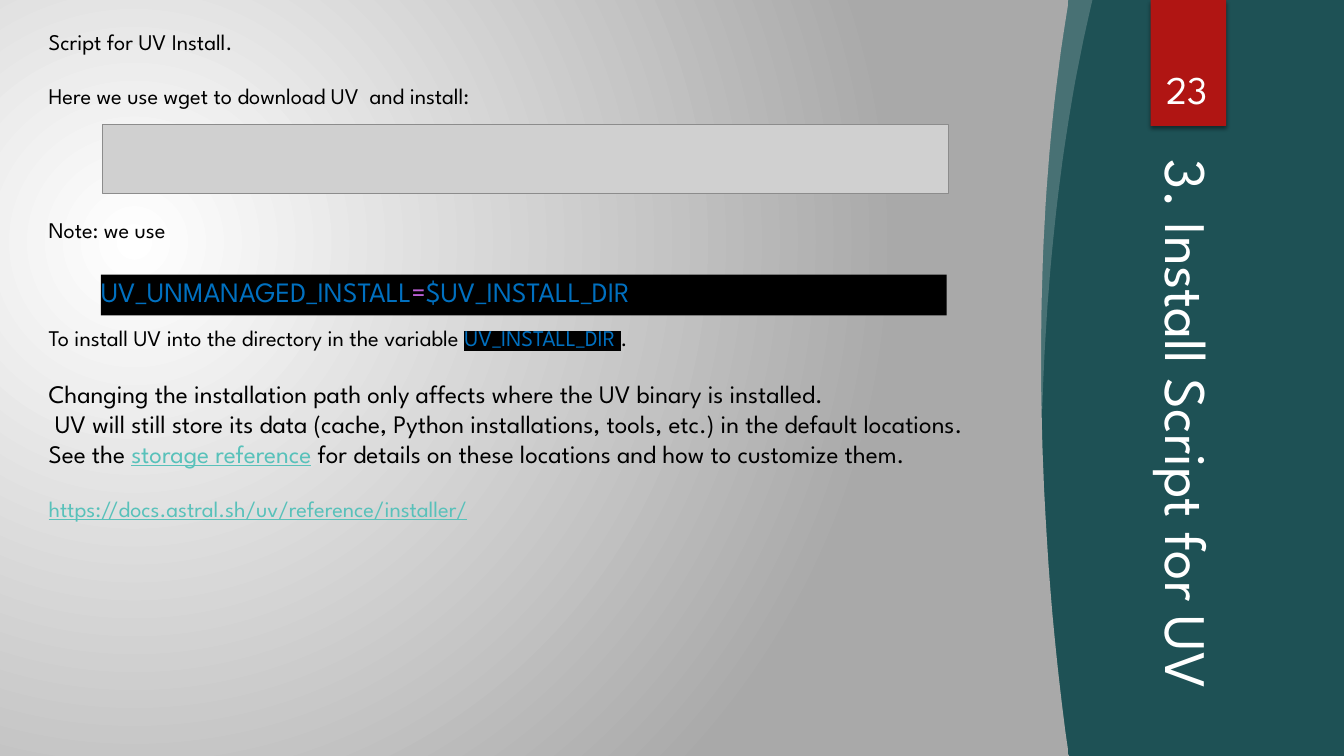
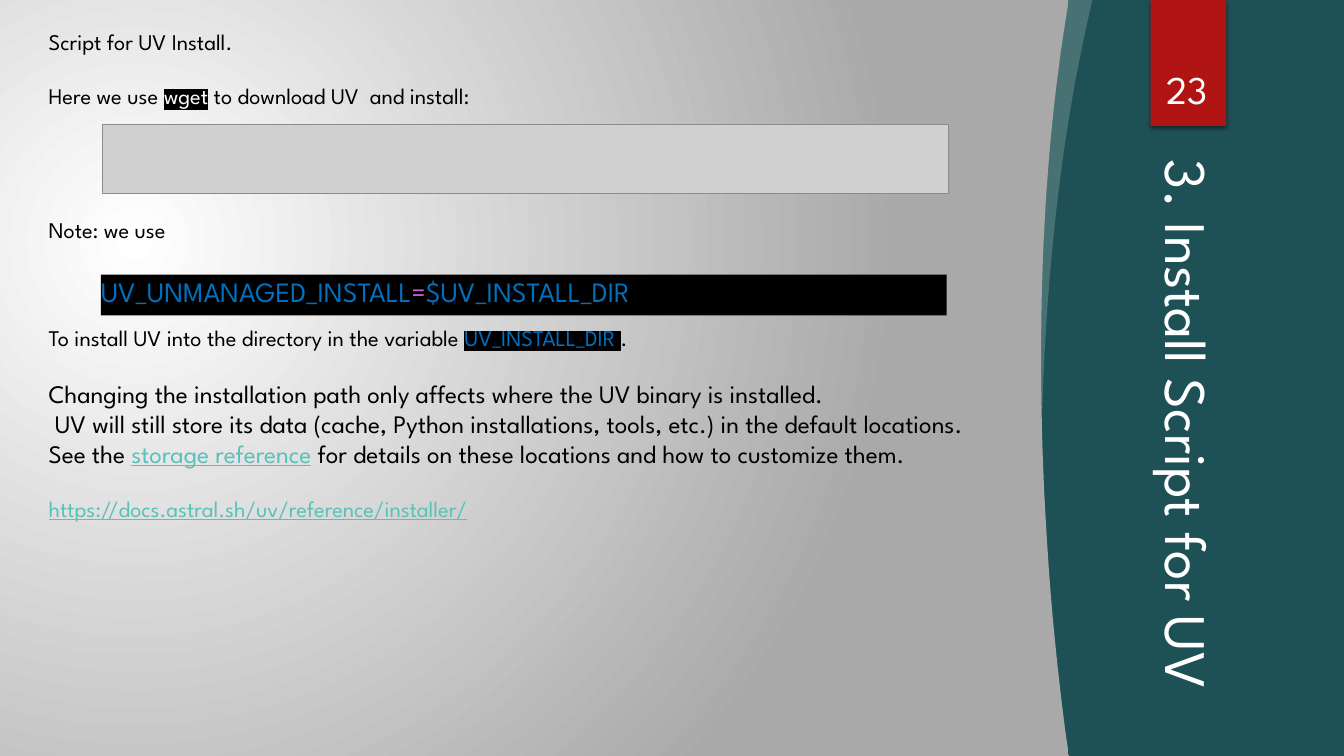
Before and after one commit to RSE-Cambridge/Intro-to-Dawn, a slide deck: slide 23 of Part3-PythonEnvironments/Slides/PyEnvs_onDAWN.pptx. Drawn at 1344x756 pixels with LibreOffice and Linux fonts; fonts in the diff are those of the drawing; grey boxes stand for pictures; background and template pictures are left out. Boxes give left, top, right and bottom in pixels: in the first picture for what was removed or moved away, otherwise in the second. Text is boxed around its words. In the diff, an @@ line names an element or a change of style, - is before the commit and + after.

```diff
--- a/Part3-PythonEnvironments/Slides/PyEnvs_onDAWN.pptx
+++ b/Part3-PythonEnvironments/Slides/PyEnvs_onDAWN.pptx
@@ text at bbox=[49, 82, 469, 111]: text colour #000000 to #FFFFFF, highlight none to #000000 in "wget" @@
```
Also in this commit, not shown: 5 other slides changed, 2 slides removed, 5 other files.
